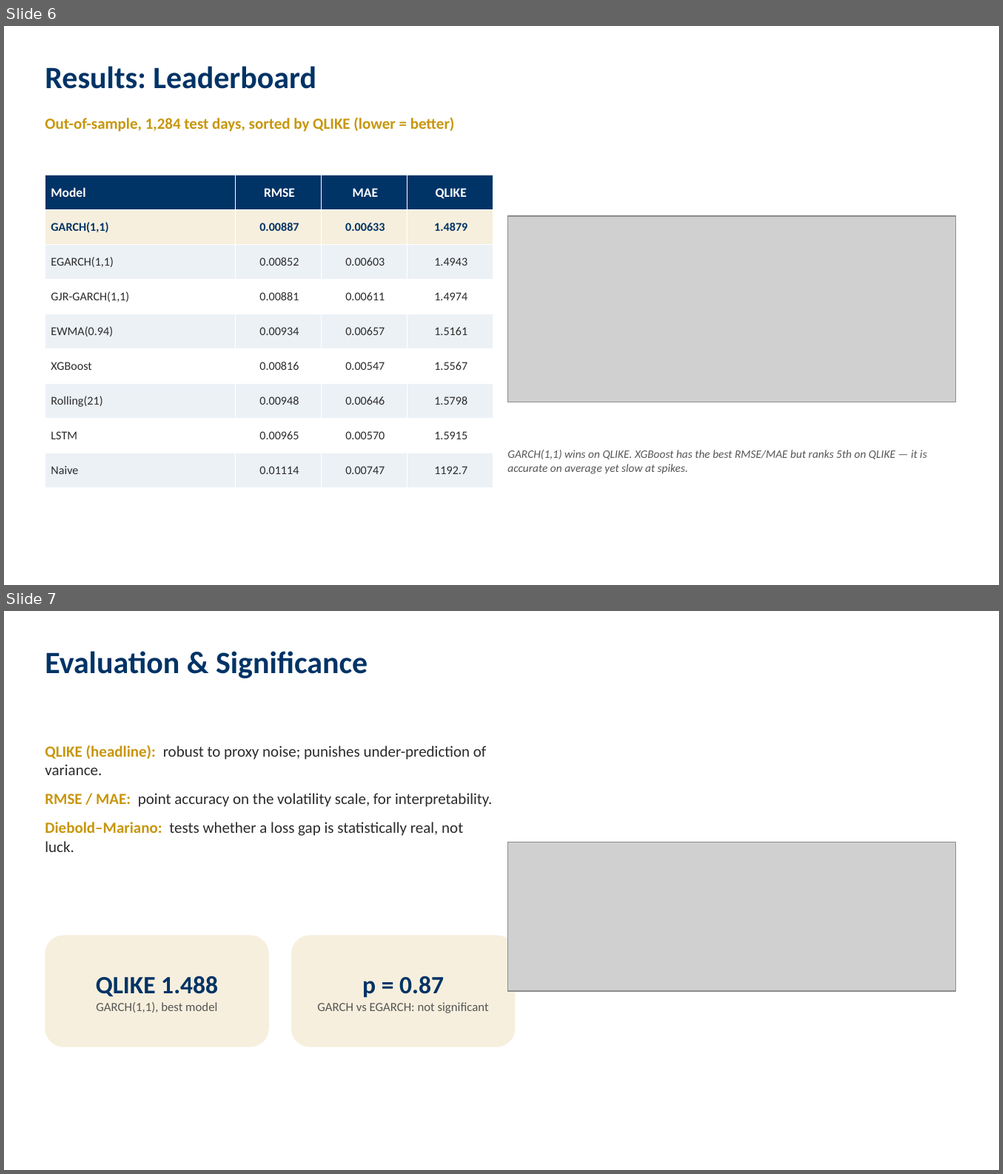
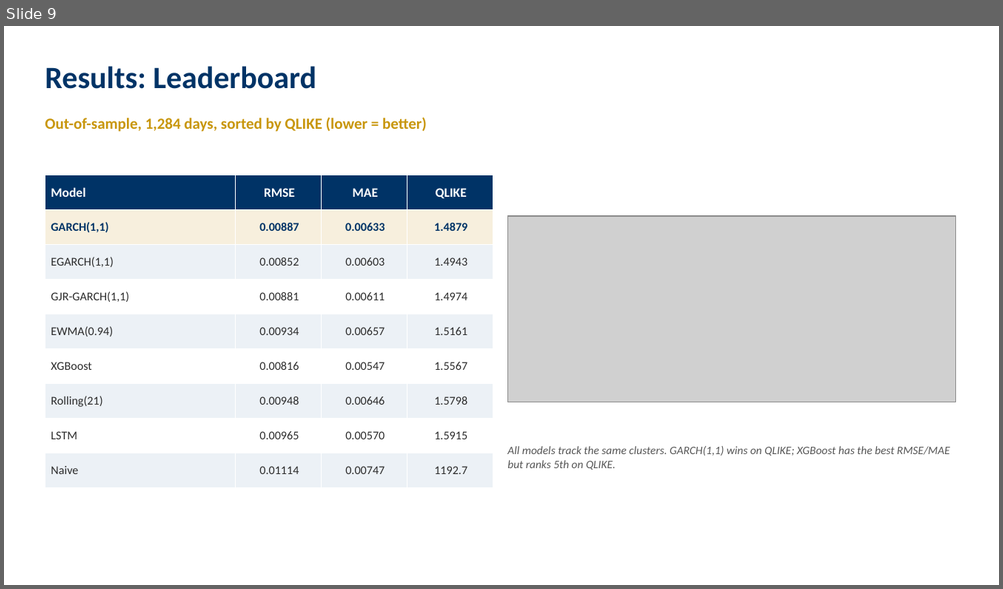
Before and after one commit to iitgF/T9, a slide deck: Project_Video_Presentation.pptx. Shown one above the other, each under a label of ours: slides 6 and 7 before the commit, slide 9 after it. The pictures are 1003x1174 and 1003x589 pixels, drawn with LibreOffice and Linux fonts; fonts in the diff are those of the drawing; grey boxes stand for pictures. Boxes give left, top, right and bottom in pixels: in the first picture for what was removed or moved away, otherwise in the second. Text is boxed around its words. In the diff, an @@ line names an element or a change of style, - is before the commit and + after.

```diff
--- a/Project_Video_Presentation.pptx
+++ b/Project_Video_Presentation.pptx
@@ slide 7 removed at <box>4,611,999,1170</box>, background #FFFFFF @@
@@ text removed at <box>45,651,367,678</box> @@
-Evaluation & Significance
@@ text removed at <box>45,745,492,852</box> @@
-QLIKE (headline): robust to proxy noise; punishes under-prediction of variance.
-RMSE / MAE: point accuracy on the volatility scale, for interpretability.
-Diebold–Mariano: tests whether a loss gap is statistically real, not luck.
@@ picture removed at <box>508,843,956,991</box> @@
@@ rounded rectangle removed at <box>45,936,269,1048</box> @@
@@ rounded rectangle removed at <box>291,936,515,1048</box> @@
@@ text removed at <box>96,976,218,1013</box> @@
-QLIKE 1.488
-GARCH(1,1), best model
@@ text removed at <box>317,976,489,1014</box> @@
-p = 0.87
-GARCH vs EGARCH: not significant
@@ what was slide 6 is now slide 9 @@
@@ slide 9 changed as well @@
@@ text at <box>45,117,427,132</box>: text changed @@
-Out-of-sample, 1,284 test days, sorted by QLIKE (lower = better)
+Out-of-sample, 1,284 days, sorted by QLIKE (lower = better)
@@ text at <box>507,446,950,470</box>: text changed @@
-GARCH(1,1) wins on QLIKE. XGBoost has the best RMSE/MAE but ranks 5th on QLIKE — it is accurate on average yet slow at spikes.
+All models track the same clusters. GARCH(1,1) wins on QLIKE; XGBoost has the best RMSE/MAE but ranks 5th on QLIKE.
```
Also in this commit, not shown: 5 other slides changed, 6 slides added, 1 other slide removed, 1 other file.
